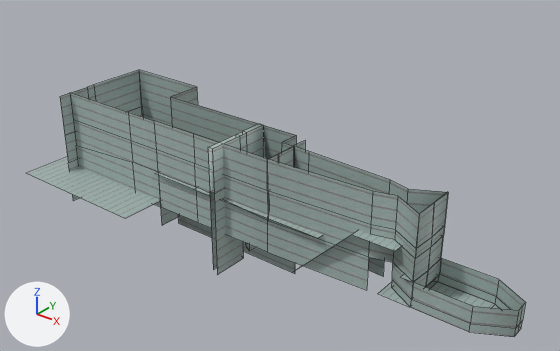
Two versions of the FBX model Marks Unleashed/Assets/Models/Environment/nivelAIRE.fbx, one commit apart.
The view is the same before and after, from a 50 mm lens placed at (233.0, -290.0, 180.0), pointed at (0.0, 1.0, 0.0). Lighting does not change. The marker at lower left points along +X, +Y and +Z. The picture after the commit comes second. Mesh edges are drawn as thin lines.

Objects in the first picture: 'Plane.001', 'mine.001'.
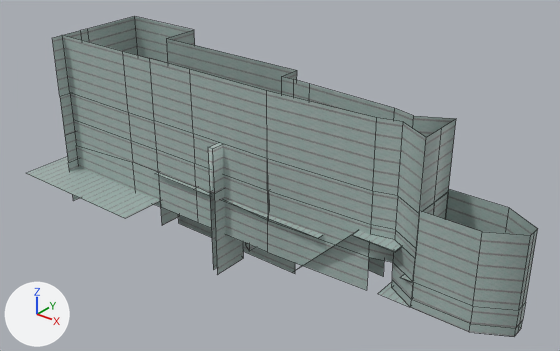
Boxes (x1, y1, x2, y2) around the edits, measured in the pictures (560 x 351 px):
'mine.001', reshaped (20% taller): before (60, 70, 526, 336); after (52, 16, 538, 336)
part 1 of me_plane_001, added: after (52, 16, 538, 310)

What changed in the scene script:
```text
Change me_plane_001:
    used by ob_mine_001; location = (0.0, 0.0, 0.0)
    remove me_plane_001.from_pydata(...)  # 187 vertices, 126 faces; spans x -135.0..145.0, y -36.0..26.0, z -60.0..24.0
    add me_plane_001.from_pydata(...)  # 216 vertices, 153 faces; spans x -135.0..145.0, y -36.0..26.0, z -60.0..59.0
    me_plane_001 part 1
    22 new vertices lie (0.0, 0.0, 35.0) away from vertices in x -135.0..100.0, y -36.0..26.0, z 24.0
    7 new vertices lie (0.0, 0.0, 36.0) away from vertices in x 100.0..145.0, y -31.0..-6.0, z -10.0
    27 new faces join them
```
